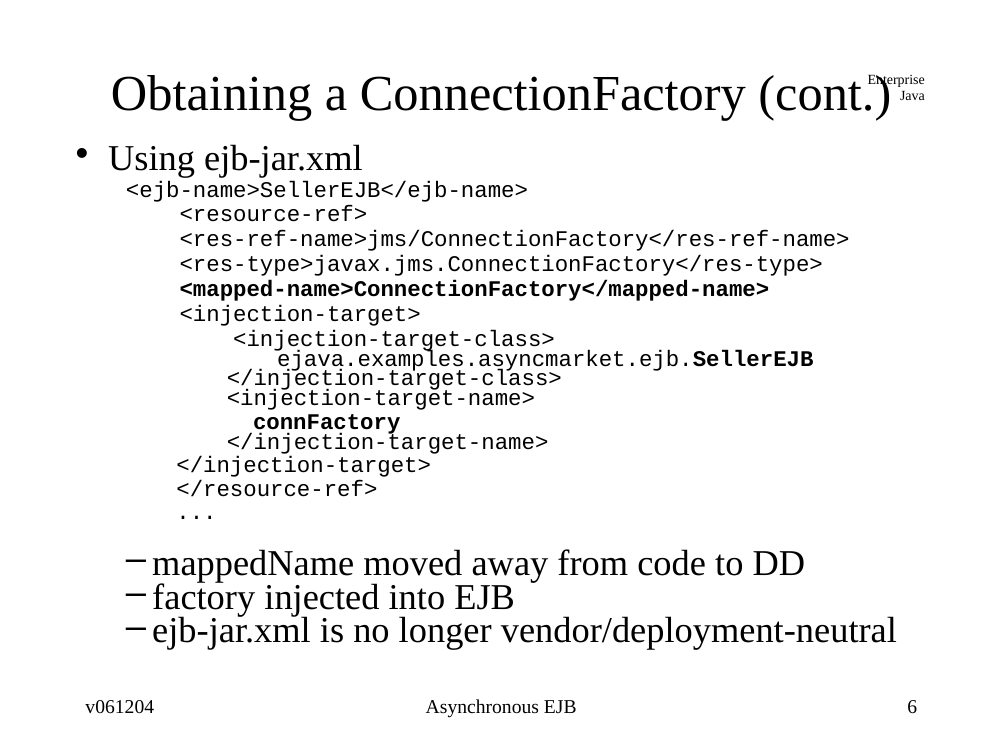
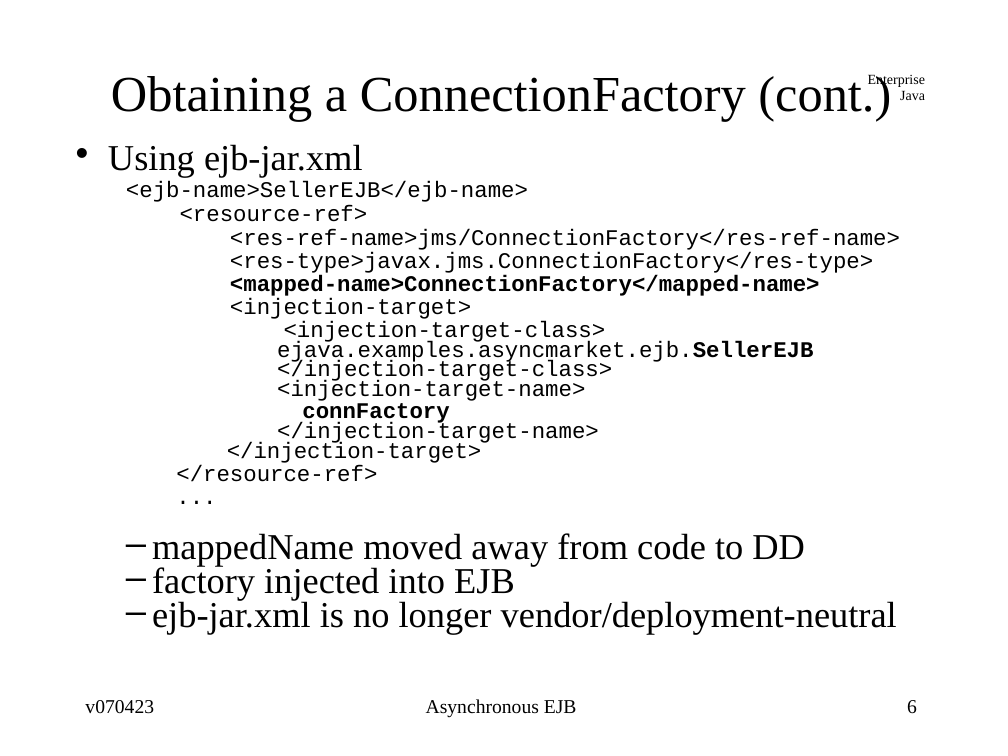
Before and after one commit to jcstaff/ejava-javaee, a slide deck: slide 6 of asyncEJB/src/site/resources/lectures/asyncEJB.ppt. Drawn at 1008x756 pixels with LibreOffice and Linux fonts; fonts in the diff are those of the drawing. Boxes give left, top, right and bottom in pixels: in the first picture for what was removed or moved away, otherwise in the second. Text is boxed around its words. In the diff, an @@ line names an element or a change of style, - is before the commit and + after.

```diff
--- a/asyncEJB/src/site/resources/lectures/asyncEJB.ppt
+++ b/asyncEJB/src/site/resources/lectures/asyncEJB.ppt
@@ text at (227,229,900,465): list level 2 to 3 in "<res-ref-name>jms/ConnectionFactory</res-ref-name>"; line spacing 0.56 to 0.55; list level 2 to 3 in "<res-type>javax.jms.ConnectionFactory</res-type>"; list level 2 to 3 in "<mapped-name>ConnectionFactory</mapped-name>"; list level 2 to 3 in "<injection-target>"; list level 2 to 3 in "<injection-target-class>"; line spacing 0.47 to 0.46; list level 4 to 5 in "</injection-target-class>"; list level 4 to 5 in "<injection-target-name>"; list level 2 to 3 in "connFactory"; list level 4 to 5 in "</injection-target-name>"; list level 3 to 4 in "</injection-target>"; line spacing 0.56 to 0.46 @@
@@ text at (85,700,154,714): text changed @@
-v061204
+v070423
```
Also in this commit, not shown: 22 other slides changed, 56 other files.
